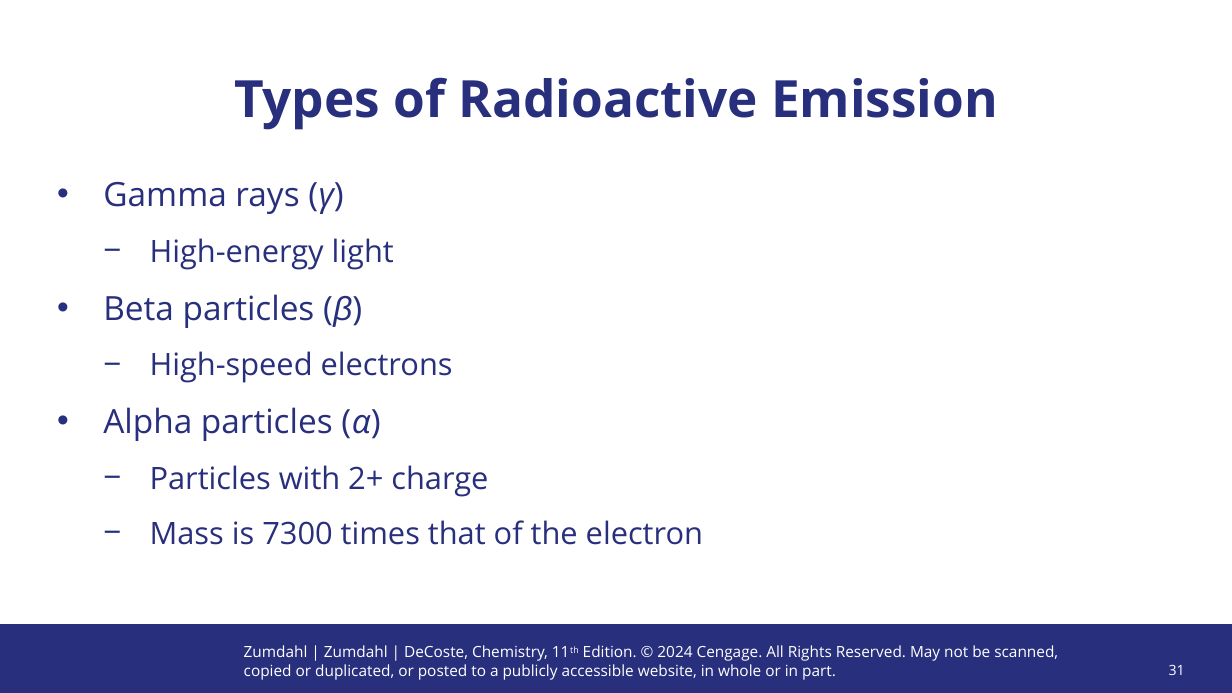
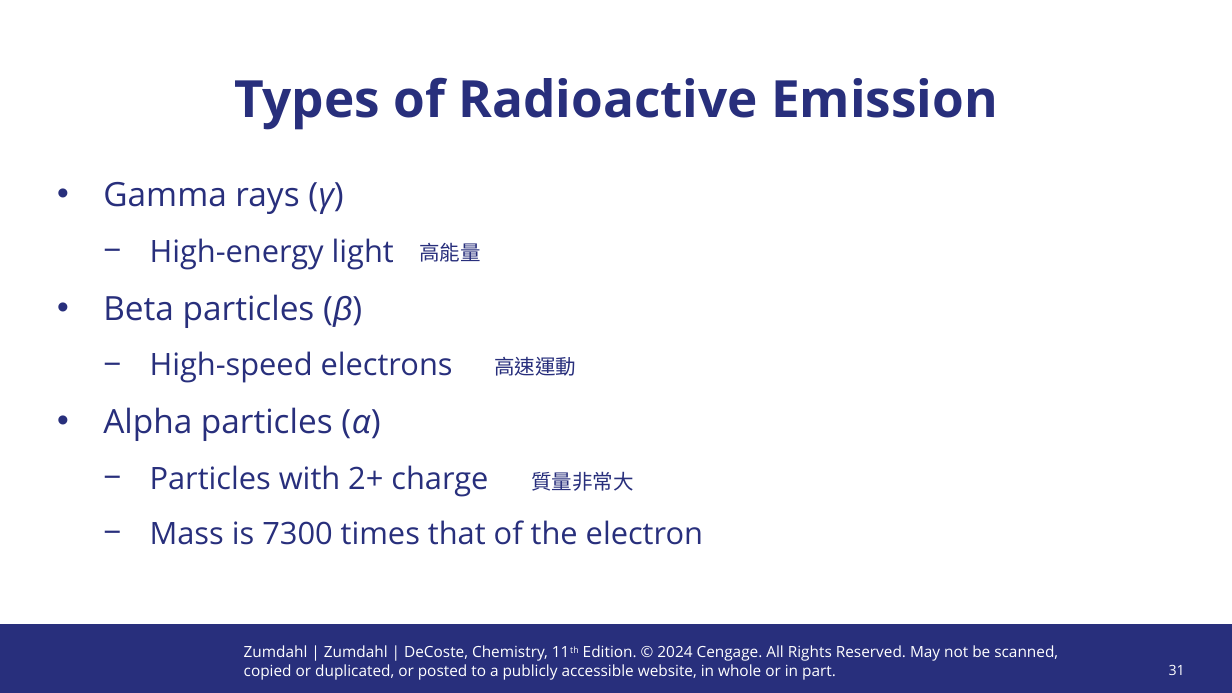
Before and after one commit to XUP45P3/NTUT, a slide deck: slide 31 of 化學（一）/化學-CH2.ppt. Drawn at 1232x693 pixels with LibreOffice and Linux fonts; fonts in the diff are those of the drawing; background and template pictures are left out. Boxes give left, top, right and bottom in pixels: in the first picture for what was removed or moved away, otherwise in the second. Text is boxed around its words. In the diff, an @@ line names an element or a change of style, - is before the commit and + after.

```diff
--- a/化學（一）/化學-CH2.ppt
+++ b/化學（一）/化學-CH2.ppt
@@ text added at [419, 243, 480, 262], 16 pt, text #282F7C @@
+高能量
@@ text added at [494, 357, 576, 376], 16 pt, text #282F7C @@
+高速運動
@@ text added at [531, 471, 633, 491], 16 pt, text #282F7C @@
+質量非常大
```
Also in this commit, not shown: 11 other slides changed, 10 other files.
